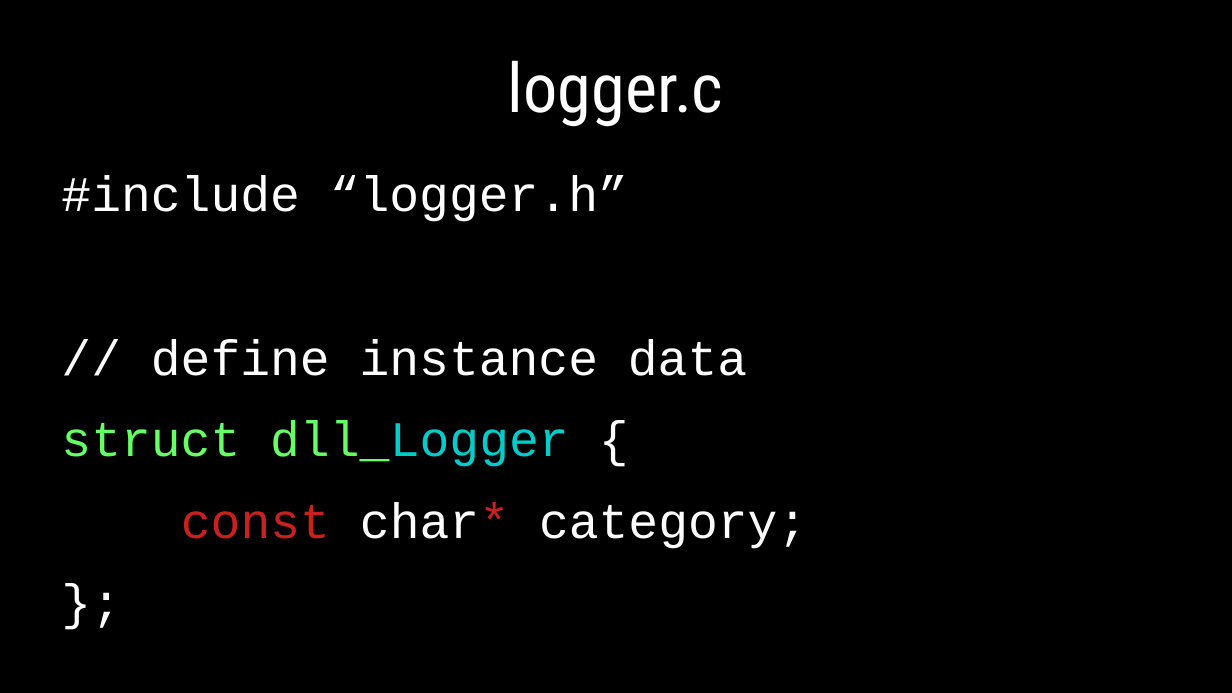
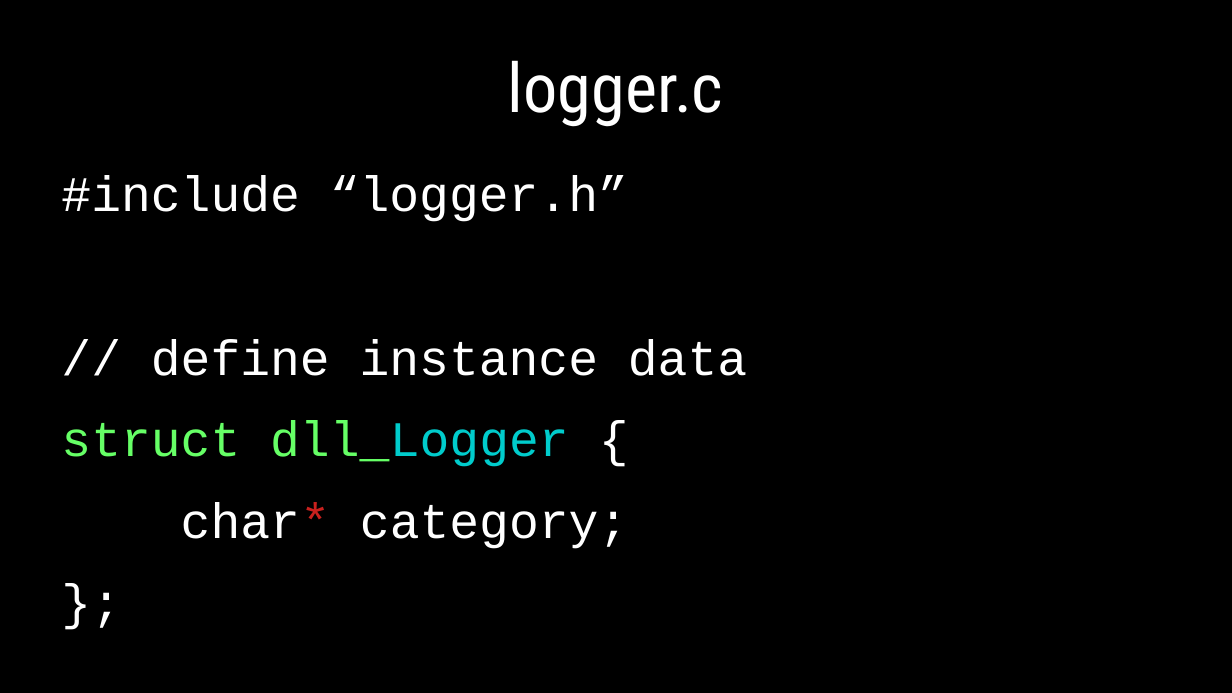
Before and after one commit to dllaurence/youngmanandc, a slide deck: slide 12 of 2020-youngmanandthec-scale.odp. Drawn at 1232x693 pixels with LibreOffice and Linux fonts; fonts in the diff are those of the drawing. Boxes give left, top, right and bottom in pixels: in the first picture for what was removed or moved away, otherwise in the second. Text is boxed around its words. In the diff, an @@ line names an element or a change of style, - is before the commit and + after.

```diff
--- a/2020-youngmanandthec-scale.odp
+++ b/2020-youngmanandthec-scale.odp
@@ text at (181,502,628,549): text changed @@
-const char* category;
+char* category;
```
Also in this commit, not shown: 16 other slides changed.
